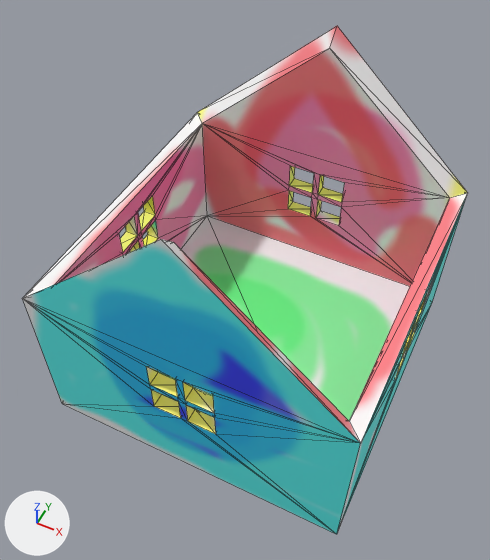
Renders of the Blender file Assets/Project/Models/house_blender.blend from each side of a commit.
Camera for both pictures: a camera (50 mm lens) standing at (1.33, -2.91, 4.3) and looking at (-0.04, -0.17, 0.88). Arrows for +X, +Y and +Z are at lower left; the lights stay in place. Mesh edges are drawn as thin lines.

In view in the first picture: 'House'.
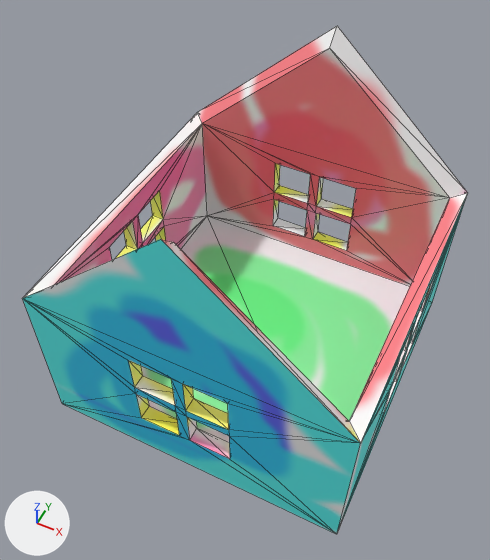
What differs and where, as boxes [x1, y1, x2, y2] in the pictures (490 x 560 px; the box of a moved part takes in the faces that stretch with it):
'House', reshaped, surface changed: [22, 26, 467, 534] in both
part 1 of me_cube_001, moved or reshaped: [55, 124, 207, 284] in both
part 2 of me_cube_001, moved or reshaped: [337, 195, 467, 533] in both
part 3 of me_cube_001, moved or reshaped: [202, 123, 449, 286] in both
part 4 of me_cube_001, moved or reshaped: [22, 298, 361, 534] in both
part 5 of me_cube_001, surface changed: [23, 26, 467, 443] in both

What changed in the scene script:
```text
Change me_cube_001:
    where me_cube_001.from_pydata(...)  # 148 vertices, 100 faces; spans x -1.1..1.1, y -1.1..1.1, z -0.11..2.11
    used by ob_house; location = (0.0, 0.0, 0.0)
    me_cube_001 part 1: all 32 vertices in x -1.1..-1.0, y -0.23..0.23, z 0.5..0.95 are scaled about their middle by (1, 1.5, 1.5), then moved by (0.0, -0.02, -0.14)
    me_cube_001 part 2: all 32 vertices in x 1.0..1.1, y -0.23..0.23, z 0.5..0.95 are scaled about their middle by (1, 1.5, 1.5), then moved by (0.0, -0.02, -0.14)
    me_cube_001 part 3: all 32 vertices in x -0.23..0.23, y 1.0..1.1, z 0.5..0.95 are scaled about their middle by (1.5, 1, 1.5), then moved by (-0.02, 0.0, -0.13)
    me_cube_001 part 4: all 32 vertices in x -0.23..0.23, y -1.1..-1.0, z 0.5..0.95 are scaled about their middle by (1.5, 1, 1.5), then moved by (-0.02, 0.0, -0.13)
    me_cube_001 part 5: texture (UV) coordinates of 96 of 100 faces, centred in x -1.1..1.1, y -1.1..1.1, z 0.37..1.58, changed; they spanned u 0.0..0.97, v 0.0..0.87 and now span u 0.0..0.97, v 0.0..0.89
```
